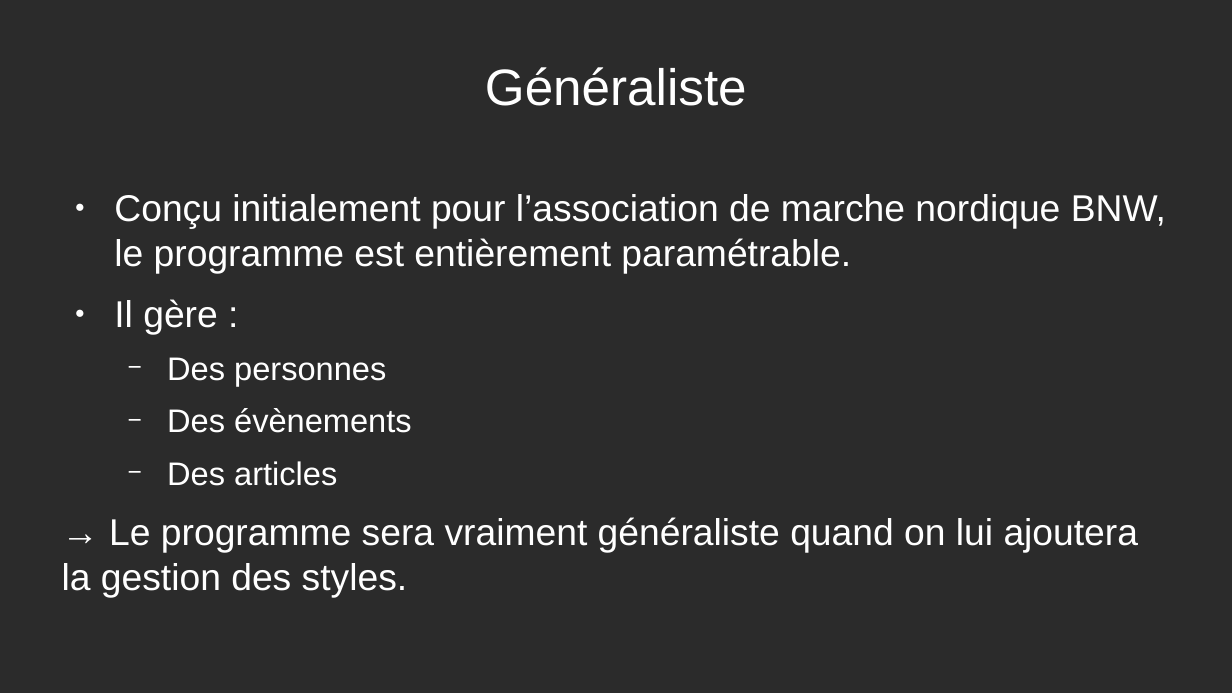
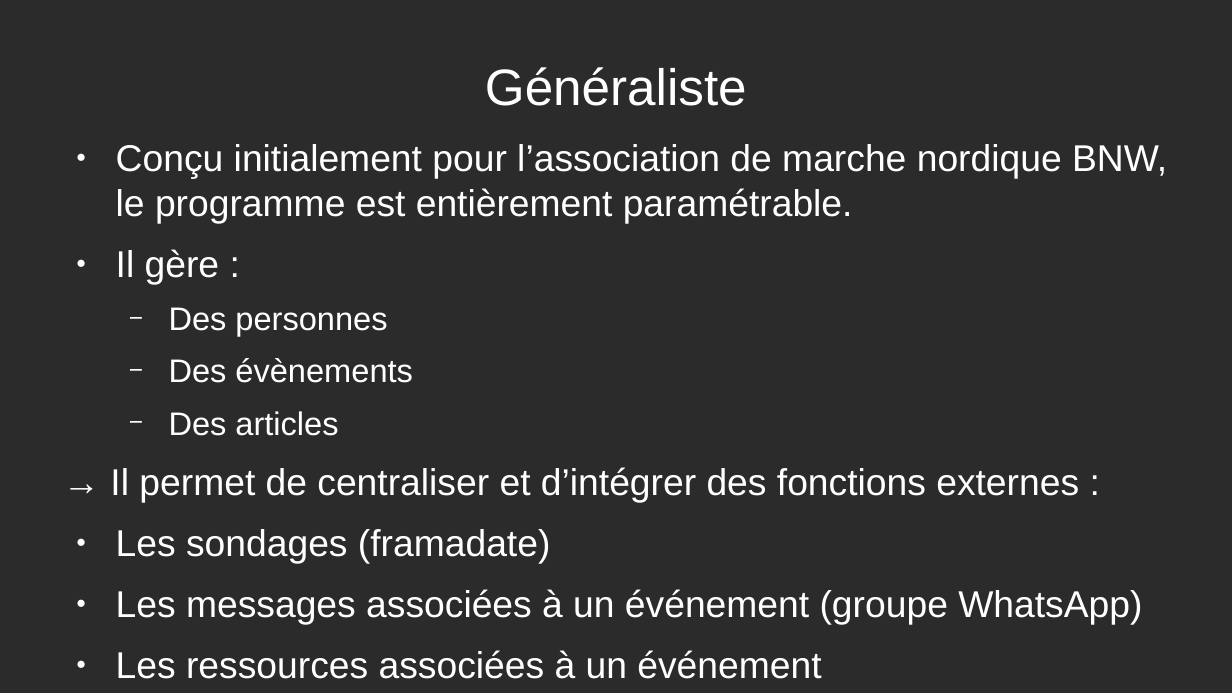
Before and after one commit to jebissey/MyClub, a slide deck: slide 6 of doc/Presentation _2.odp. Drawn at 1232x693 pixels with LibreOffice and Linux fonts; fonts in the diff are those of the drawing; background and template pictures are left out; a plain dark background stands for a picture behind light text. Boxes give left, top, right and bottom in pixels: in the first picture for what was removed or moved away, otherwise in the second. Text is boxed around its words. In the diff, an @@ line names an element or a change of style, - is before the commit and + after.

```diff
--- a/doc/Presentation _2.odp
+++ b/doc/Presentation _2.odp
@@ text "Conçu initialement pour l’association de ..." moved from (x1=62, y1=194, x2=1166, y2=597) to (x1=110, y1=144, x2=1167, y2=679) @@
@@ text at (x1=110, y1=467, x2=1142, y2=679): text changed @@
-→ Le programme sera vraiment généraliste quand on lui ajoutera la gestion des styles.
+→ Il permet de centraliser et d’intégrer des fonctions externes :
+● Les sondages (framadate)
+● Les messages associées à un événement (groupe WhatsApp)
+● Les ressources associées à un événement
```
Also in this commit, not shown: 4 other files.
